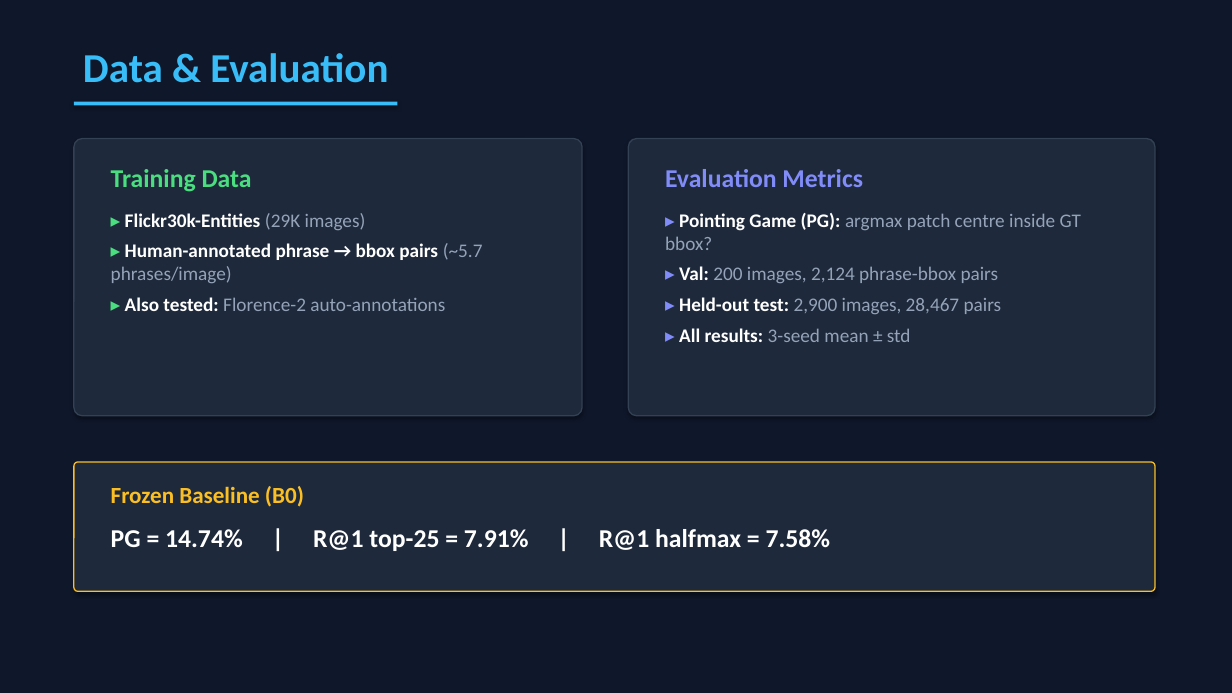
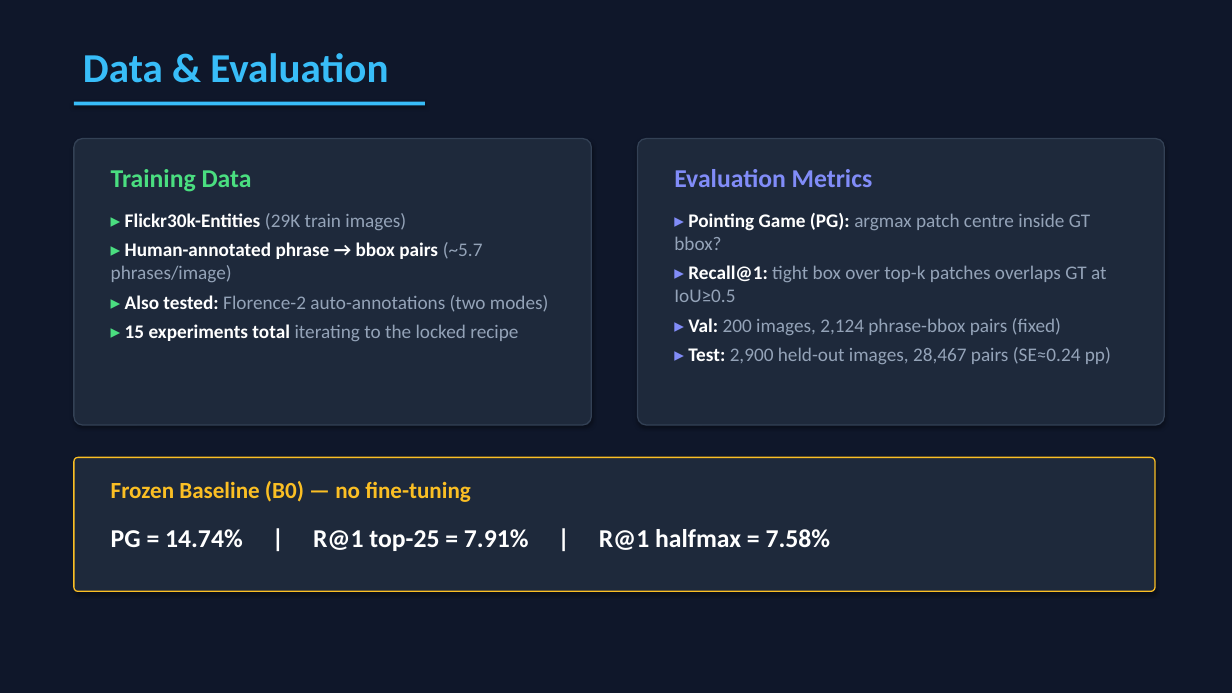
Before and after one commit to Ani0202/region-grounded, a slide deck: slide 5 of presentation/graft_presentation.pptx. Drawn at 1232x693 pixels with LibreOffice and Linux fonts; fonts in the diff are those of the drawing. Boxes give left, top, right and bottom in pixels: in the first picture for what was removed or moved away, otherwise in the second. Text is boxed around its words. In the diff, an @@ line names an element or a change of style, - is before the commit and + after.

```diff
--- a/presentation/graft_presentation.pptx
+++ b/presentation/graft_presentation.pptx
@@ rectangle: place and size @@
-rectangle at (74,102,397,105)
+rectangle at (74,102,425,105)
@@ rounded rectangle: place and size @@
-rounded rectangle at (74,139,582,416)
+rounded rectangle at (74,139,592,425)
@@ rounded rectangle: place and size @@
-rounded rectangle at (628,139,1155,416)
+rounded rectangle at (638,139,1165,425)
@@ text "Evaluation Metrics": place and size @@
-text "Evaluation Metrics" at (665,169,863,187)
+text "Evaluation Metrics" at (674,169,873,187)
@@ text "▸ Pointing Game (PG): argmax ...": place and size @@
-text "▸ Pointing Game (PG): argmax ..." at (665,213,1081,342)
+text "▸ Pointing Game (PG): argmax ..." at (674,213,1111,364)
@@ text at (125,213,406,230): text changed @@
-▸ Flickr30k-Entities (29K images)
+▸ Flickr30k-Entities (29K train images)
@@ text at (674,213,1090,250): less space between paragraphs @@
@@ text at (674,265,1111,364): text changed @@
-▸ Val: 200 images, 2,124 phrase-bbox pairs
-▸ Held-out test: 2,900 images, 28,467 pairs
-▸ All results: 3-seed mean ± std
+▸ Recall@1: tight box over top-k patches overlaps GT at IoU≥0.5
+▸ Val: 200 images, 2,124 phrase-bbox pairs (fixed)
+▸ Test: 2,900 held-out images, 28,467 pairs (SE≈0.24 pp)
@@ text at (125,295,549,341): text changed @@
-▸ Also tested: Florence-2 auto-annotations
+▸ Also tested: Florence-2 auto-annotations (two modes)
+▸ 15 experiments total iterating to the locked recipe
@@ rounded rectangle: place and size @@
-rounded rectangle at (74,462,1155,592)
+rounded rectangle at (74,457,1155,592)
@@ text at (111,481,471,502): text changed @@
-Frozen Baseline (B0)
+Frozen Baseline (B0) — no fine-tuning
```
Also in this commit, not shown: 9 other slides changed, 6 slides added, 4 slides removed, 1 other file.
